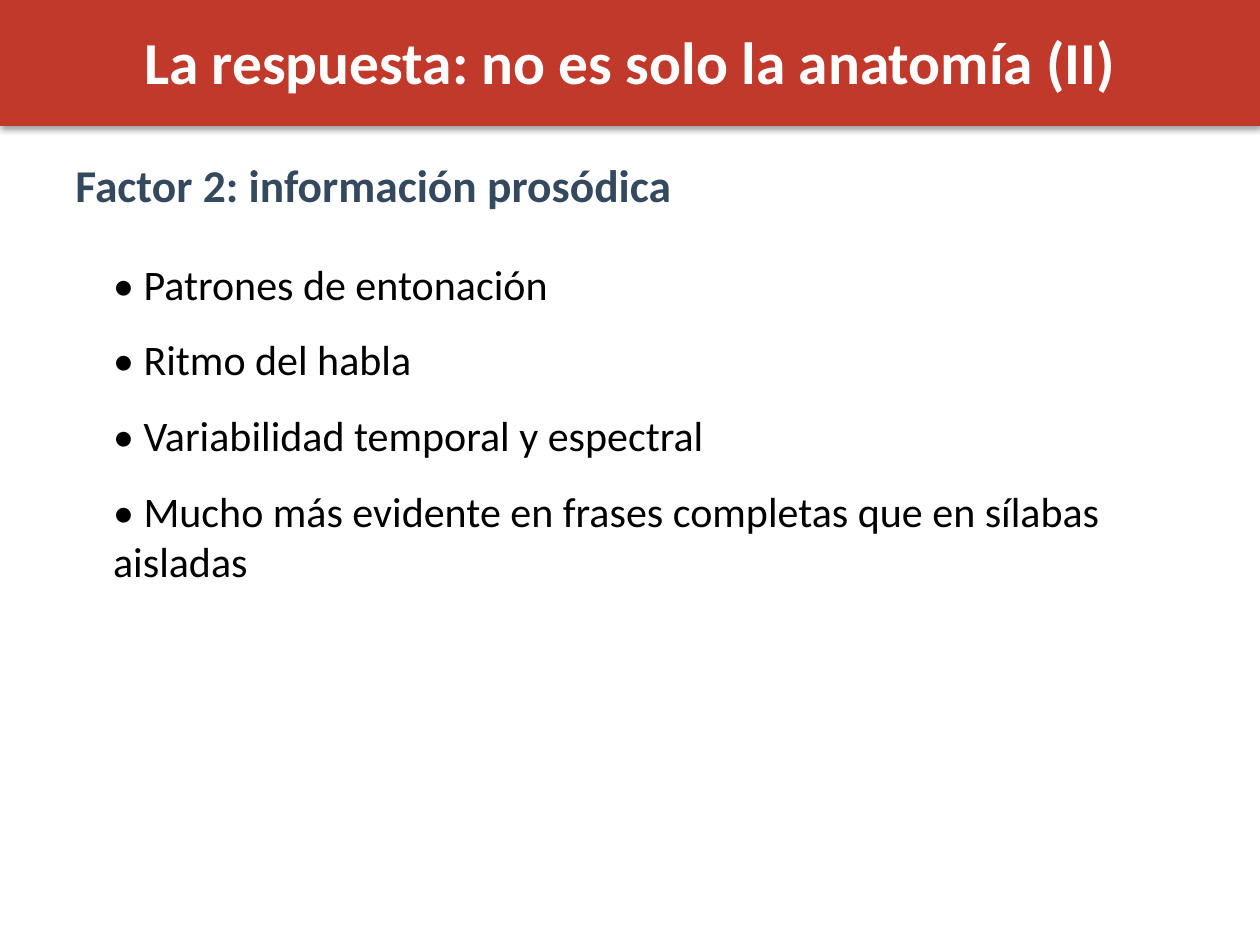
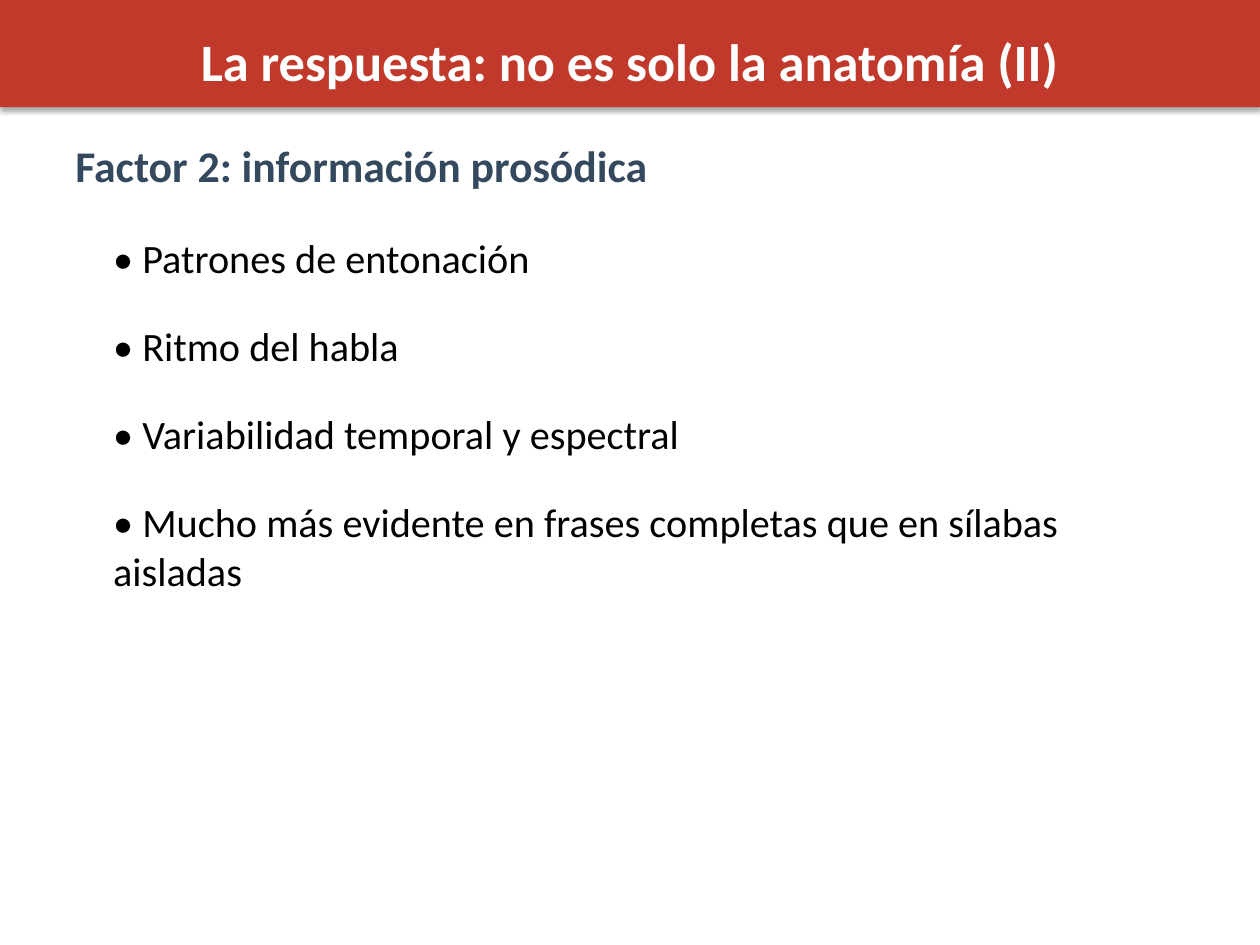
Before and after one commit to maquemmados/vozvozvoz, a slide deck: slide 14 of presentacion.pptx. Drawn at 1260x945 pixels with LibreOffice and Linux fonts; fonts in the diff are those of the drawing. Boxes give left, top, right and bottom in pixels: in the first picture for what was removed or moved away, otherwise in the second. Text is boxed around its words. In the diff, an @@ line names an element or a change of style, - is before the commit and + after.

```diff
--- a/presentacion.pptx
+++ b/presentacion.pptx
@@ rectangle: place and size @@
-rectangle at <box>0,0,1260,126</box>
+rectangle at <box>0,0,1260,107</box>
@@ text "La respuesta: no es solo ..." at <box>201,42,1058,90</box>: size 34 to 30 pt @@
@@ text "Factor 2: información prosódica": place and size @@
-text "Factor 2: información prosódica" at <box>75,170,671,209</box>
+text "Factor 2: información prosódica" at <box>75,151,648,189</box>
@@ text "Factor 2: información prosódica" at <box>75,151,648,189</box>: size 26 to 25 pt @@
@@ text "• Patrones de entonación": place and size @@
-text "• Patrones de entonación" at <box>144,270,547,301</box>
+text "• Patrones de entonación" at <box>142,245,529,274</box>
@@ text "• Ritmo del habla": place and size @@
-text "• Ritmo del habla" at <box>144,345,411,376</box>
+text "• Ritmo del habla" at <box>142,333,399,362</box>
@@ size 24 to 23 pt in 4 elements at <box>142,333,399,362</box>, <box>142,421,679,456</box>, <box>142,245,529,274</box>, <box>113,509,1058,587</box> @@
@@ text "• Mucho más evidente en ...": place and size @@
-text "• Mucho más evidente en ..." at <box>144,497,1099,534</box>
+text "• Mucho más evidente en ..." at <box>113,509,1058,587</box>
```
Also in this commit, not shown: 19 other slides changed, 1 other file.
